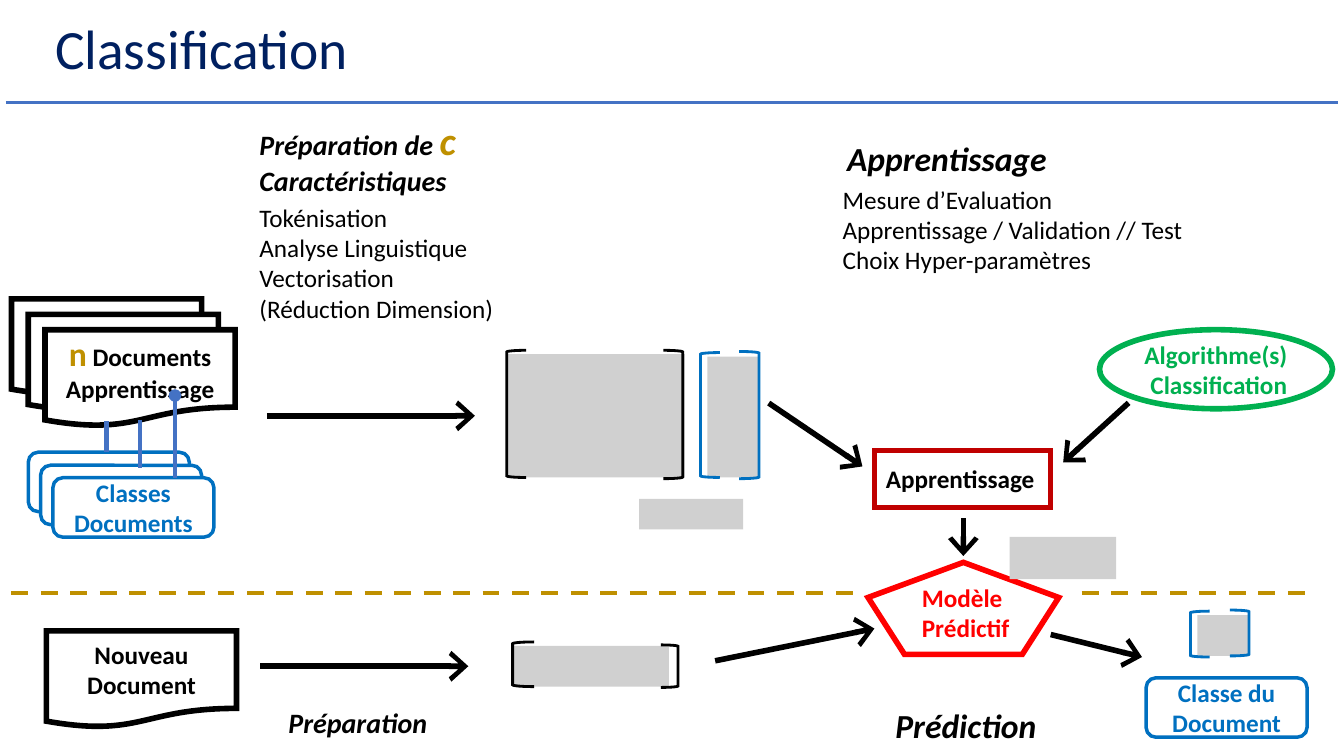
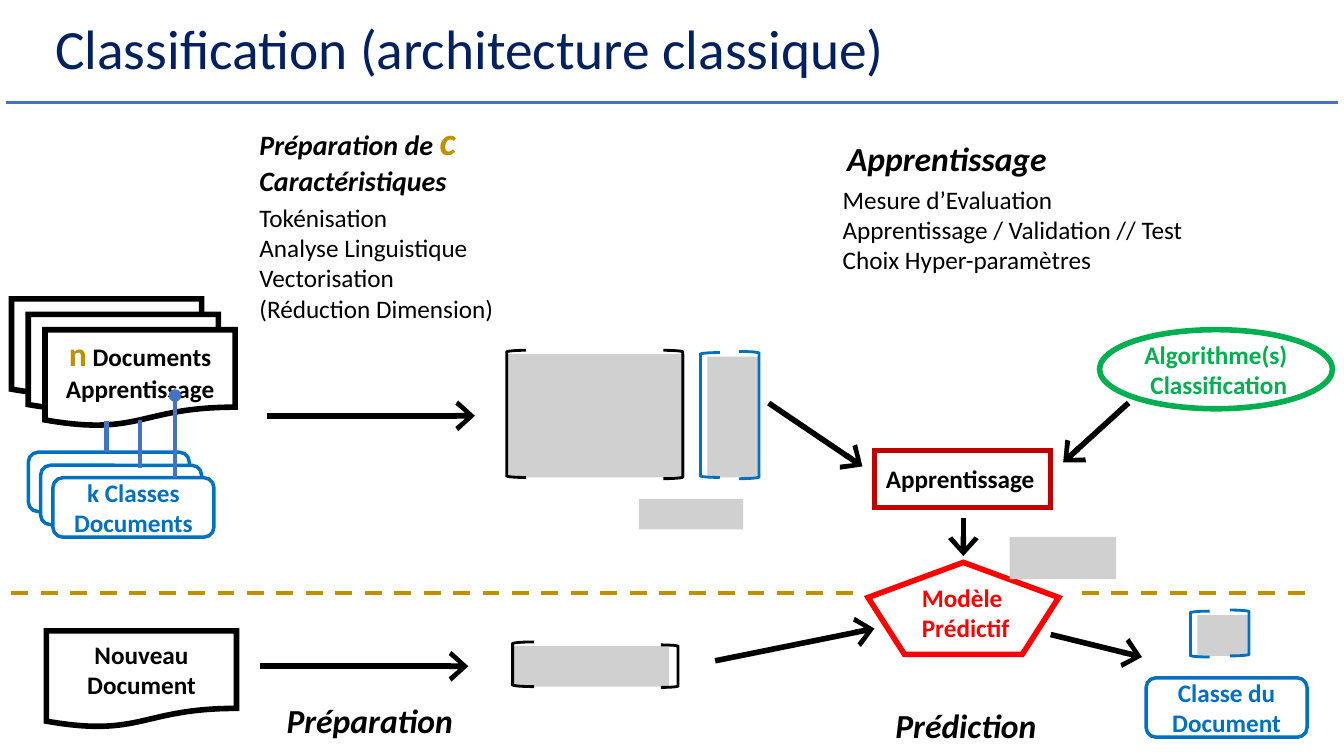
Before and after one commit to Herve-Guerin/cours-NLP-Gustave-Eiffel, a slide deck: slide 57 of Slides/NLP et Analyse Textuelle V2 - 2.pptx. Drawn at 1344x756 pixels with LibreOffice and Linux fonts; fonts in the diff are those of the drawing; grey boxes stand for pictures. Boxes give left, top, right and bottom in pixels: in the first picture for what was removed or moved away, otherwise in the second. Text is boxed around its words. In the diff, an @@ line names an element or a change of style, - is before the commit and + after.

```diff
--- a/Slides/NLP et Analyse Textuelle V2 - 2.pptx
+++ b/Slides/NLP et Analyse Textuelle V2 - 2.pptx
@@ title at (x1=55, y1=28, x2=883, y2=78): text changed @@
-Classification
+Classification (architecture classique)
@@ text in rounded rectangle at (x1=87, y1=484, x2=180, y2=503): text changed @@
-Classes
+k Classes
@@ text "Préparation" at (x1=287, y1=709, x2=453, y2=739): size 20 to 24 pt @@
```
Also in this commit, not shown: 21 other slides changed, 5 slides added.
